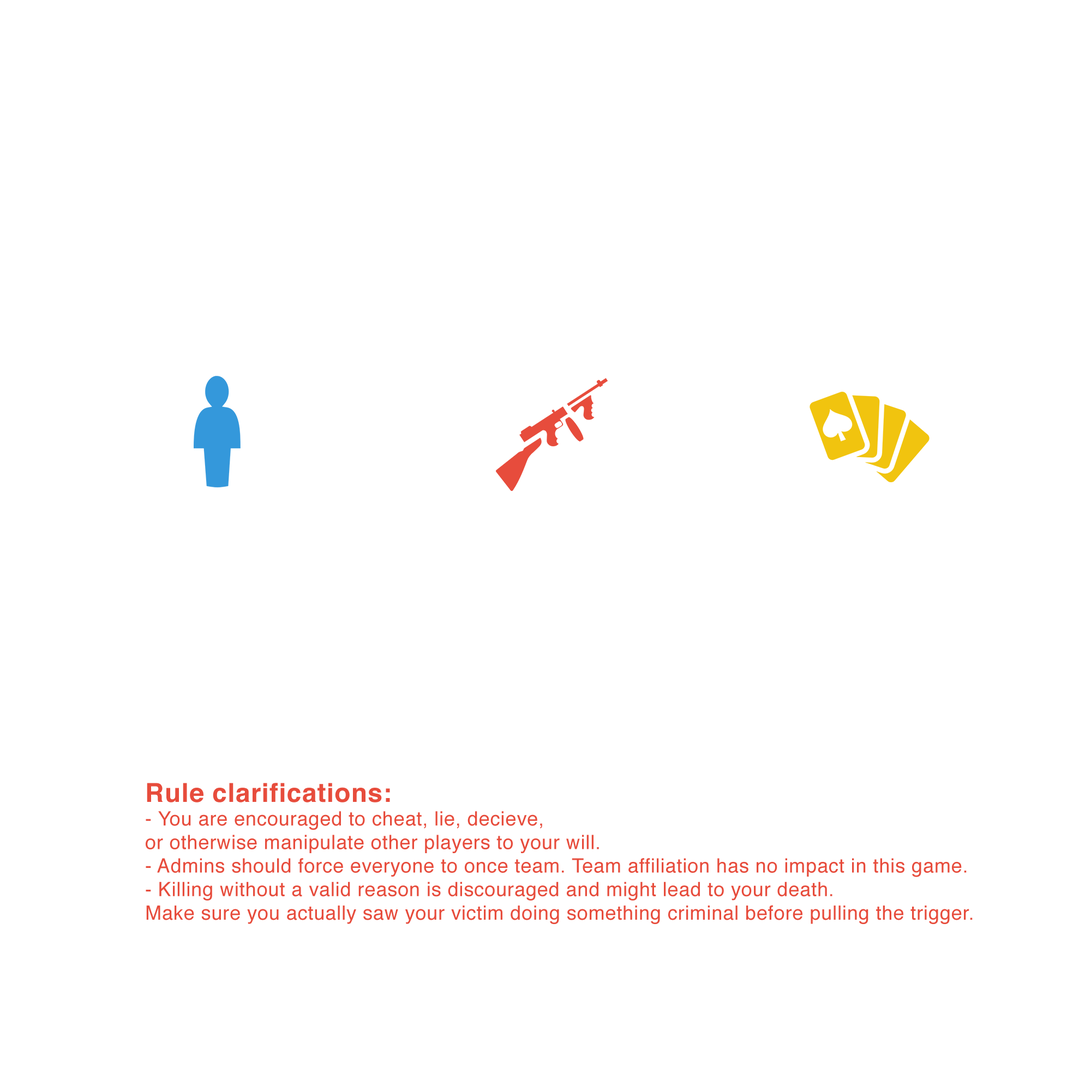
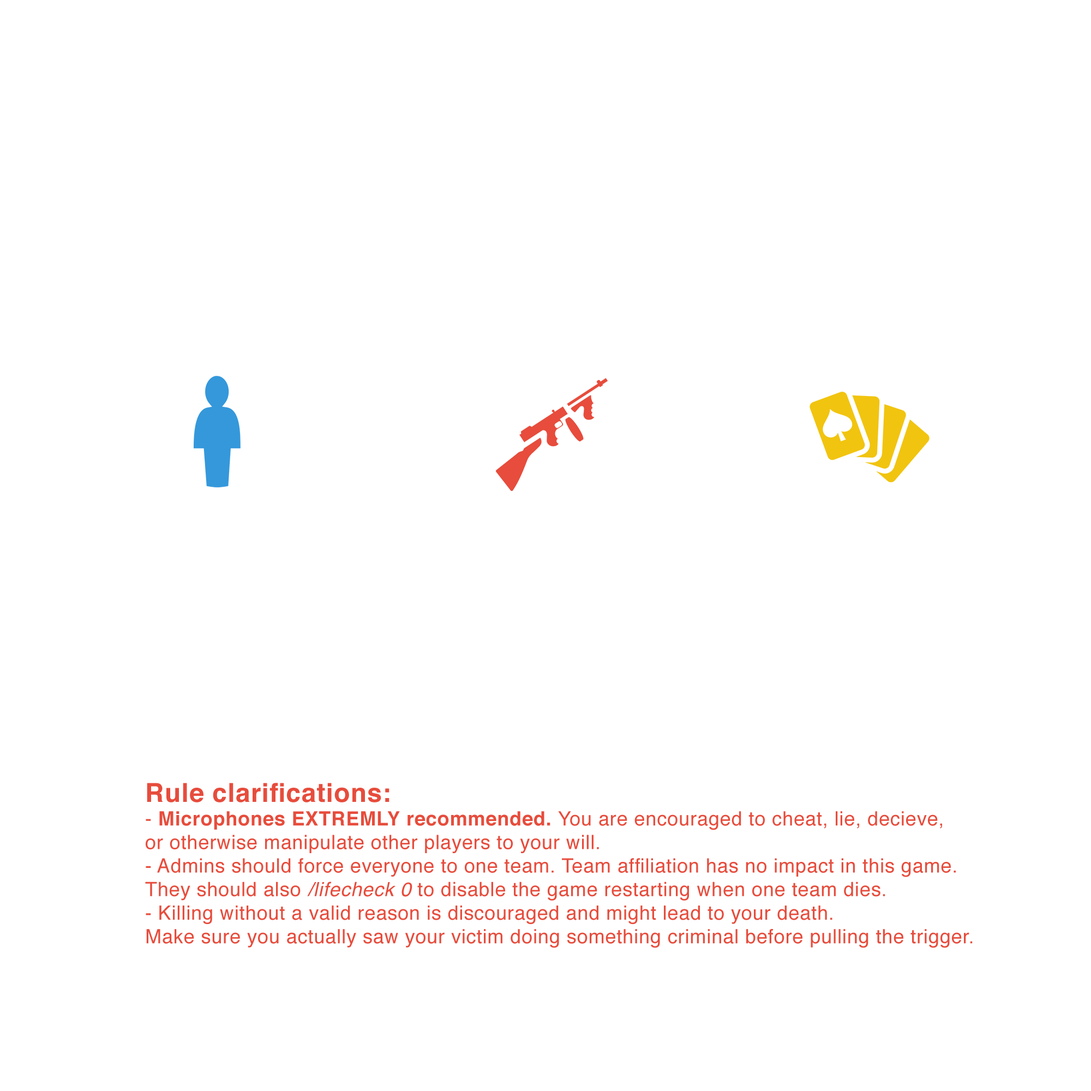
Layered file, before and after one edit (1091×1091). Changes by layer:
renamed "Rule clarifications: - You are encouraged to cheat, lie, deciev" to "Rule clarifications: - Microphones EXTREMLY recommended. You ar", painted on it over [145, 783, 974, 949]
